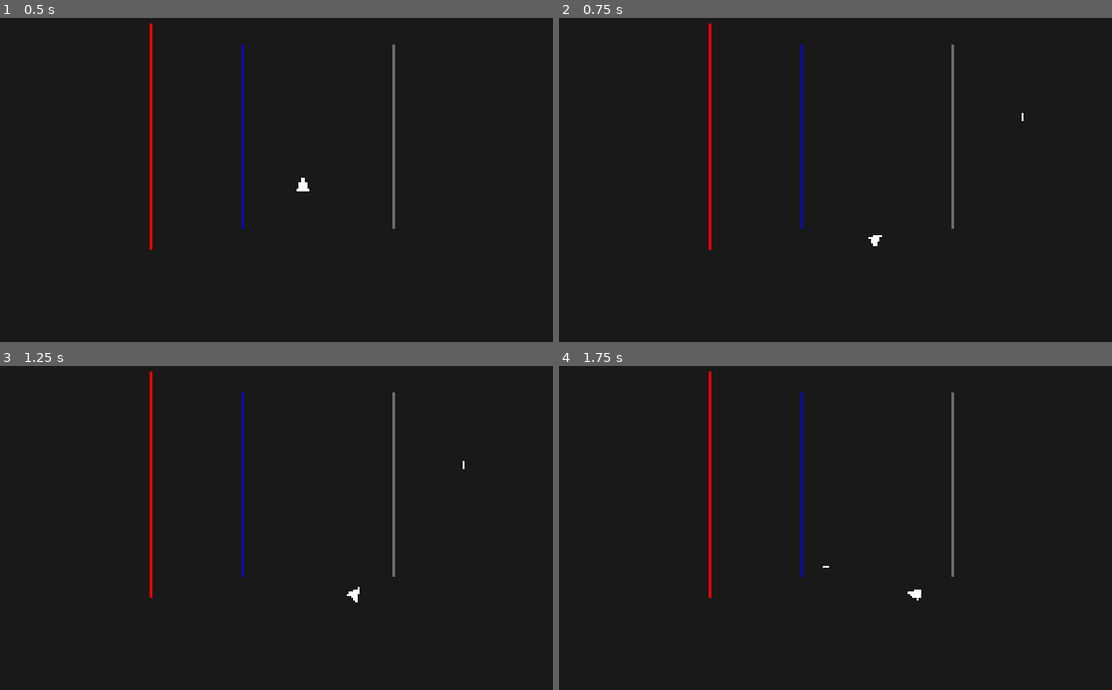
Above: before the commit, frames 1-4 (two rows, left to right).
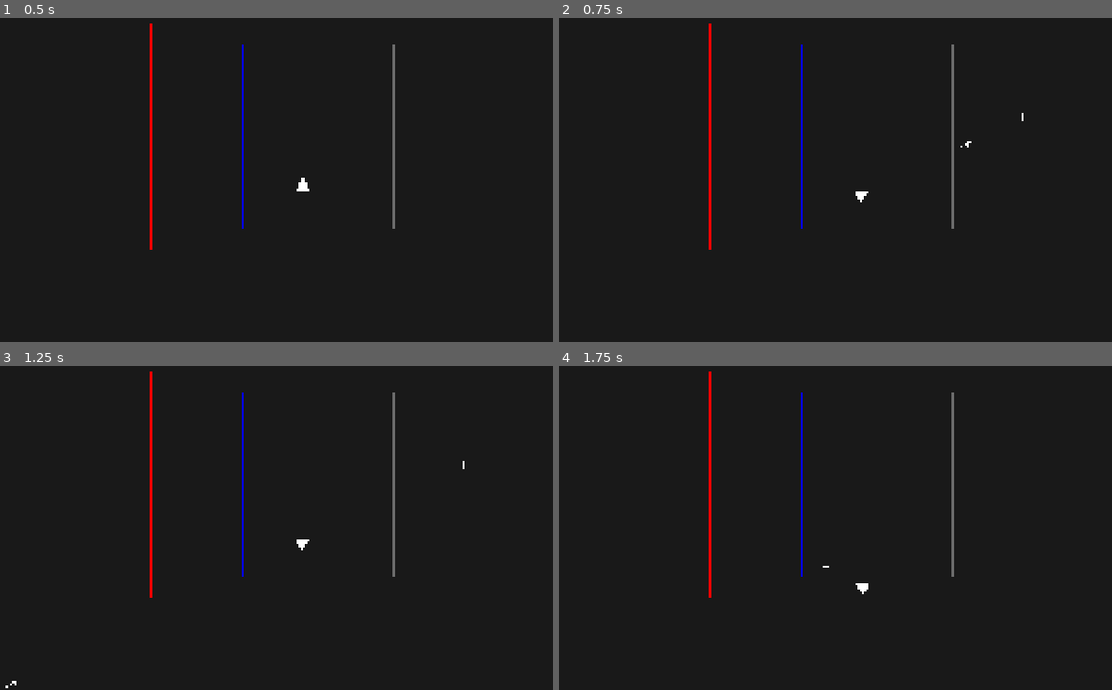
Above: after the commit, the same moments.

Repository: AlonKellner-RedHat/ricochet-game-v2
Game: Godot game, scene res://scenes/open_room_playable.tscn
The game is run twice, just before and just after one commit, with the same random seed, the same clock (stepped at 60 frames per second) and the same inputs.
Inputs (mouse positions are in pixels of both pictures, inside the frame that each line leads up to):
- Up to frame 1 (0.5 s): no input
- Up to frame 2 (0.75 s): tap Enter at 0.5 s; move the mouse to (1023, 115) at 0.52 s; hold D (move_right) from 0.53 s (still down); hold Space (fire) from 0.53 s (still down); click (1023, 115) at 0.67 s
- Up to frame 3 (1.25 s): keep holding D (move_right); keep holding Space (fire)
- Up to frame 4 (1.75 s): release D (move_right) at 1.25 s; release Space (fire) at 1.25 s; drag from (713, 505) to (824, 566) at 1.27 s

Frame 1 is identical in both runs. In frame 2, 0.1% of the frame differs, in the area x 53-75%, y 38-71%; in frame 3, 0.1%, in the area x 0-66%, y 53-100%; in frame 4, 0.1%.

Commit message:
Stage B: Physical trace — iterative trace loop with carrier hits
Trace loop with frame normalization, carrier-based intersection,
cursor virtual hitpoint, terminal/transformative effect handling,
pass-through exclusion, escape/return steps. 13 tests passing.

Co-Authored-By: Claude Opus 4.6 <noreply@anthropic.com>

Diff:
--- a/scripts/math/tracer.gd
+++ b/scripts/math/tracer.gd
@@ -22,10 +22,138 @@
 	var targets_hit: Dictionary = {}
 	var cursor_index: int = -1
 
+const MAX_HITS := 256
 const DEFAULT_BOUNDS := Rect2(0, 0, 1920, 1080)
-
-static func trace(_origin: Vector2, _direction: Direction, _surfaces: Array, _game_state: GameState, _bounds: Rect2 = DEFAULT_BOUNDS, _shared_ray: Ray = null, _target_dist: float = -1.0) -> TracedPath:
-	return TracedPath.new()
 
 static func trace_ray(initial_ray: Ray, surfaces: Array, game_state: GameState, bounds: Rect2 = DEFAULT_BOUNDS) -> TracedPath:
 	return trace(initial_ray.origin, initial_ray.direction, surfaces, game_state, bounds, initial_ray)
+
+static func trace(origin: Vector2, direction: Direction, surfaces: Array, game_state: GameState, bounds: Rect2 = DEFAULT_BOUNDS, shared_ray: Ray = null, target_dist: float = -1.0) -> TracedPath:
+	var path := TracedPath.new()
+	if direction.is_zero_length():
+		return path
+
+	var state_copy := game_state.copy()
+	var frame := MobiusTransform.identity()
+	if shared_ray == null:
+		shared_ray = Ray.new(origin, direction)
+	var ray := Ray.new(origin, direction)
+	var excluded: Array = []
+	var target_passed := target_dist < 0.0
+	var accumulated_dist := 0.0
+	var frame_dirty := true
+	var norm_surfaces: Array = []
+	var norm_to_surface: Dictionary = {}
+
+	for _i in MAX_HITS:
+		if frame_dirty:
+			norm_surfaces = _build_normalized(surfaces, frame, norm_to_surface)
+			frame_dirty = false
+
+		var norm_segments: Array = []
+		for ns in norm_surfaces:
+			norm_segments.append(ns.segment)
+
+		var hit: Intersection.HitRecord = Intersection.find_nearest_hit(ray, norm_segments, excluded)
+
+		if not target_passed:
+			var dir_vec := ray.direction.to_vector()
+			var dir_len := dir_vec.length()
+			var remaining := target_dist - accumulated_dist
+			var t_target := remaining / dir_len if dir_len > 0.0 else -1.0
+			if remaining > 0.01 and t_target > 0.0 and (hit == null or hit.t < 0.0 or t_target < hit.t):
+				var target_point := ray.origin + dir_vec.normalized() * remaining
+				path.steps.append(Step.new(
+					frame.apply(ray.origin), frame.apply(target_point),
+					frame.id, null, shared_ray, frame))
+				path.cursor_index = path.steps.size()
+				accumulated_dist = target_dist
+				target_passed = true
+				ray = Ray.new(target_point, ray.direction)
+				continue
+
+		if hit == null:
+			var vis_origin := frame.apply(ray.origin)
+			var vis_dir := (frame.apply(ray.origin + ray.direction.to_vector().normalized()) - vis_origin).normalized()
+			var escape_end := _clip_to_bounds(vis_origin, vis_dir, bounds)
+			var return_start := _clip_to_bounds(vis_origin, -vis_dir, bounds)
+			path.steps.append(Step.new(vis_origin, escape_end, frame.id, null, shared_ray, frame))
+			path.steps.append(Step.new(return_start, vis_origin, frame.id, null, shared_ray, frame))
+			break
+
+		var vis_start := frame.apply(ray.origin)
+		var vis_end := frame.apply(hit.point)
+		var step_len := ray.origin.distance_to(hit.point)
+
+		if hit.t < 0.0:
+			var vis_dir := (vis_end - vis_start).normalized()
+			path.steps.append(Step.new(vis_start, _clip_to_bounds(vis_start, -vis_dir, bounds), frame.id, null, shared_ray, frame))
+			path.steps.append(Step.new(_clip_to_bounds(vis_end, vis_dir, bounds), vis_end, frame.id, hit, shared_ray, frame))
+		else:
+			path.steps.append(Step.new(vis_start, vis_end, frame.id, hit, shared_ray, frame))
+
+		accumulated_dist += step_len
+		if not target_passed and accumulated_dist >= target_dist:
+			target_passed = true
+
+		var orig_surf: Surface = norm_to_surface.get(hit.segment)
+		if orig_surf and orig_surf.is_target and hit.on_segment:
+			path.targets_hit[orig_surf.id] = true
+
+		if orig_surf and hit.on_segment:
+			var config: SideConfig = orig_surf.active_side_config(hit.side, state_copy)
+			if config != null and config.effect is TerminalEffect:
+				break
+			if config != null and config.effect is TransformativeEffect:
+				var mobius: MobiusTransform = config.effect.get_mobius()
+				var inv_mobius: MobiusTransform = config.effect.get_inverse_mobius()
+				frame = frame.compose(mobius)
+				ray = Ray.new(inv_mobius.apply(hit.point), ray.direction)
+				excluded = []
+				frame_dirty = true
+				continue
+
+		excluded.append(hit.segment)
+		ray = Ray.new(hit.point, ray.direction)
+
+	return path
+
+static func _build_normalized(surfaces: Array, frame: MobiusTransform, out_mapping: Dictionary) -> Array:
+	out_mapping.clear()
+	if frame.id == MobiusTransform.IDENTITY_ID:
+		for surf in surfaces:
+			out_mapping[surf.segment] = surf
+		return surfaces
+
+	var inv := frame.invert()
+	var result: Array = []
+	for surf in surfaces:
+		var s := inv.apply(surf.segment.start)
+		var e := inv.apply(surf.segment.end)
+		var v: Vector2
+		if is_inf(surf.segment.via.x) or is_inf(surf.segment.via.y):
+			v = Vector2(INF, INF)
+		else:
+			v = inv.apply(surf.segment.via)
+		var new_seg := Segment.new(s, e, v)
+		var state := GameState.new()
+		var left: SideConfig = surf.active_side_config(Side.Value.LEFT, state)
+		var right: SideConfig = surf.active_side_config(Side.Value.RIGHT, state)
+		var new_surf := Surface.new(new_seg, left, right, surf.is_target, surf.player_solid)
+		out_mapping[new_surf.segment] = surf
+		result.append(new_surf)
+	return result
+
+static func _clip_to_bounds(origin: Vector2, dir: Vector2, bounds: Rect2) -> Vector2:
+	var min_t := INF
+	if dir.x > 0.0:
+		min_t = minf(min_t, (bounds.end.x - origin.x) / dir.x)
+	elif dir.x < 0.0:
+		min_t = minf(min_t, (bounds.position.x - origin.x) / dir.x)
+	if dir.y > 0.0:
+		min_t = minf(min_t, (bounds.end.y - origin.y) / dir.y)
+	elif dir.y < 0.0:
+		min_t = minf(min_t, (bounds.position.y - origin.y) / dir.y)
+	if is_inf(min_t) or min_t < 0.0:
+		min_t = 100.0
+	return origin + dir * min_t
--- /dev/null
+++ b/tests/test_tracer.gd
@@ -0,0 +1,141 @@
+extends GutTest
+
+func before_each() -> void:
+	Surface.reset_id_counter()
+	MobiusTransform.reset_id_counter()
+
+func _wall(x: float) -> Surface:
+	return RoomBuilder.create_block_surface(Vector2(x, 0), Vector2(x, 600), Vector2(x, 300))
+
+func _mirror(x: float) -> Surface:
+	var seg := Segment.new(Vector2(x, 0), Vector2(x, 600), Vector2(x, 300))
+	var carrier := seg.get_carrier()
+	var refl := ReflectionEffect.new(carrier)
+	var config := SideConfig.new(refl, true)
+	return Surface.new(seg, config, config, false, false)
+
+func _passthrough(x: float) -> Surface:
+	var seg := Segment.new(Vector2(x, 0), Vector2(x, 600), Vector2(x, 300))
+	var config := SideConfig.new(null, false)
+	return Surface.new(seg, config, config, false, false)
+
+func _step(path: Tracer.TracedPath, idx: int) -> Tracer.Step:
+	return path.steps[idx]
+
+# --- Basic tracing ---
+
+func test_ray_hits_wall() -> void:
+	var w := _wall(500)
+	var ray := Ray.new(Vector2(200, 300), Direction.new(Vector2(200, 300), Vector2(600, 300)))
+	var path := Tracer.trace(ray.origin, ray.direction, [w], GameState.new())
+	assert_gte(path.steps.size(), 1, "Should have at least 1 step")
+	var last := _step(path, path.steps.size() - 1)
+	assert_not_null(last.hit, "Last step should hit the wall")
+
+func test_ray_escapes_no_surfaces() -> void:
+	var ray := Ray.new(Vector2(200, 300), Direction.new(Vector2(200, 300), Vector2(600, 300)))
+	var path := Tracer.trace(ray.origin, ray.direction, [], GameState.new())
+	assert_gte(path.steps.size(), 1, "Should have escape steps")
+
+func test_no_nan_in_steps() -> void:
+	var w := _wall(500)
+	var ray := Ray.new(Vector2(200, 300), Direction.new(Vector2(200, 300), Vector2(600, 300)))
+	var path := Tracer.trace(ray.origin, ray.direction, [w], GameState.new())
+	for i in path.steps.size():
+		var s := _step(path, i)
+		assert_false(is_nan(s.start.x) or is_nan(s.start.y), "No NaN in step %d start" % i)
+		assert_false(is_nan(s.end.x) or is_nan(s.end.y), "No NaN in step %d end" % i)
+
+# --- Cursor virtual hitpoint ---
+
+func test_cursor_injected() -> void:
+	var w := _wall(600)
+	var ray := Ray.new(Vector2(200, 300), Direction.new(Vector2(200, 300), Vector2(800, 300)))
+	var path := Tracer.trace(ray.origin, ray.direction, [w], GameState.new(), Tracer.DEFAULT_BOUNDS, ray, 100.0)
+	assert_gte(path.steps.size(), 2, "Should have cursor step + post-cursor")
+	var cursor_step := _step(path, 0)
+	assert_almost_eq(cursor_step.start.distance_to(cursor_step.end), 100.0, 1.0, "Cursor step ~100 units")
+
+func test_cursor_index_set() -> void:
+	var w := _wall(600)
+	var ray := Ray.new(Vector2(200, 300), Direction.new(Vector2(200, 300), Vector2(800, 300)))
+	var path := Tracer.trace(ray.origin, ray.direction, [w], GameState.new(), Tracer.DEFAULT_BOUNDS, ray, 100.0)
+	assert_eq(path.cursor_index, 1, "cursor_index should be 1 (first post-cursor step)")
+
+func test_cursor_not_reached_wall_blocks() -> void:
+	var w := _wall(250)
+	var ray := Ray.new(Vector2(200, 300), Direction.new(Vector2(200, 300), Vector2(800, 300)))
+	var path := Tracer.trace(ray.origin, ray.direction, [w], GameState.new(), Tracer.DEFAULT_BOUNDS, ray, 200.0)
+	assert_eq(path.cursor_index, -1, "Cursor not reached when wall blocks first")
+
+# --- Mirror reflection ---
+
+func test_mirror_changes_frame() -> void:
+	var m := _mirror(400)
+	var w := _wall(100)
+	var ray := Ray.new(Vector2(600, 300), Direction.new(Vector2(600, 300), Vector2(200, 300)))
+	var path := Tracer.trace(ray.origin, ray.direction, [m, w], GameState.new(), Tracer.DEFAULT_BOUNDS, ray)
+	var first_fid: int = _step(path, 0).frame_id
+	var found_change := false
+	for i in range(1, path.steps.size()):
+		if _step(path, i).frame_id != first_fid:
+			found_change = true
+			break
+	assert_true(found_change, "Mirror should change frame")
+
+func test_multi_bounce() -> void:
+	var m1 := _mirror(300)
+	var m2 := _mirror(600)
+	var ray := Ray.new(Vector2(450, 300), Direction.new(Vector2(450, 300), Vector2(200, 300)))
+	var path := Tracer.trace(ray.origin, ray.direction, [m1, m2], GameState.new(), Tracer.DEFAULT_BOUNDS, ray)
+	assert_gte(path.steps.size(), 3, "Should bounce between mirrors multiple times")
+
+# --- Pass-through ---
+
+func test_passthrough_excluded() -> void:
+	var pt := _passthrough(400)
+	var w := _wall(600)
+	var ray := Ray.new(Vector2(200, 300), Direction.new(Vector2(200, 300), Vector2(800, 300)))
+	var path := Tracer.trace(ray.origin, ray.direction, [pt, w], GameState.new(), Tracer.DEFAULT_BOUNDS, ray)
+	assert_gte(path.steps.size(), 2, "Should pass through and hit wall")
+
+# --- Shared ray provenance ---
+
+func test_all_steps_share_ray() -> void:
+	var m := _mirror(400)
+	var w := _wall(100)
+	var ray := Ray.new(Vector2(600, 300), Direction.new(Vector2(600, 300), Vector2(200, 300)))
+	var path := Tracer.trace(ray.origin, ray.direction, [m, w], GameState.new(), Tracer.DEFAULT_BOUNDS, ray)
+	for i in path.steps.size():
+		assert_eq(_step(path, i).ray, ray, "Step %d should share the same Ray" % i)
+
+# --- Determinism ---
+
+func test_deterministic() -> void:
+	var m := _mirror(400)
+	var w := _wall(100)
+	var ray := Ray.new(Vector2(600, 300), Direction.new(Vector2(600, 300), Vector2(200, 300)))
+	var path1 := Tracer.trace(ray.origin, ray.direction, [m, w], GameState.new(), Tracer.DEFAULT_BOUNDS, ray)
+	var path2 := Tracer.trace(ray.origin, ray.direction, [m, w], GameState.new(), Tracer.DEFAULT_BOUNDS, ray)
+	assert_eq(path1.steps.size(), path2.steps.size(), "Same step count")
+	for i in path1.steps.size():
+		assert_eq(_step(path1, i).start, _step(path2, i).start, "Same start at step %d" % i)
+		assert_eq(_step(path1, i).end, _step(path2, i).end, "Same end at step %d" % i)
+
+# --- Target tracking ---
+
+func test_target_surface_tracked() -> void:
+	var seg := Segment.new(Vector2(400, 0), Vector2(400, 600), Vector2(400, 300))
+	var config := SideConfig.new(TerminalEffect.new())
+	var target := Surface.new(seg, config, config, true, false)
+	var ray := Ray.new(Vector2(200, 300), Direction.new(Vector2(200, 300), Vector2(600, 300)))
+	var path := Tracer.trace(ray.origin, ray.direction, [target], GameState.new(), Tracer.DEFAULT_BOUNDS, ray)
+	assert_true(path.targets_hit.has(target.id), "Target should be tracked")
+
+# --- trace_ray convenience ---
+
+func test_trace_ray_convenience() -> void:
+	var w := _wall(500)
+	var ray := Ray.new(Vector2(200, 300), Direction.new(Vector2(200, 300), Vector2(600, 300)))
+	var path := Tracer.trace_ray(ray, [w], GameState.new())
+	assert_gte(path.steps.size(), 1, "trace_ray should work")
